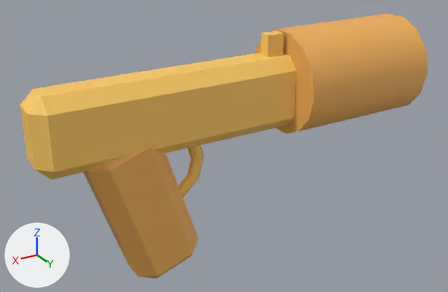
An edit to the FBX model Assets/CPW/Resources/Models/Weapons/FlareGun.fbx, drawn before and after from the same camera.
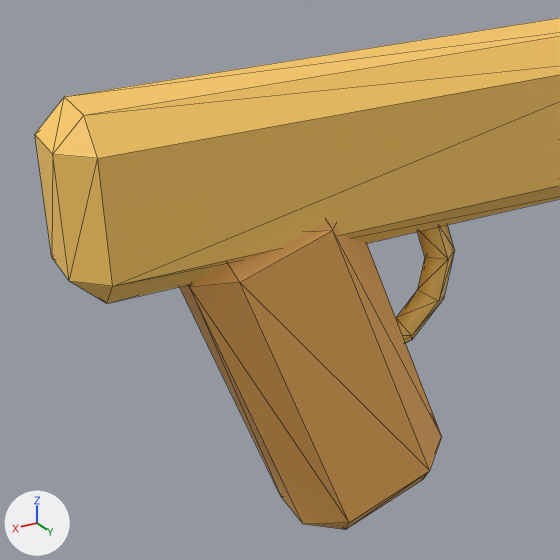
Each version is shown whole from a 50 mm lens placed at (0.292, 0.802, 0.42), pointed at (-0.197, -0.013, 0.013), then close up on the part from 1% to 56% of the width and 16% to 100% of the height. Arrows for +X, +Y and +Z are at lower left; the lights stay in place. The first two pictures are the older version. The close-ups show mesh edges as thin lines.

The older version as bpy lines, for what is in view:
```python
me_flaregun = bpy.data.meshes.new('FlareGun')
me_flaregun.from_pydata(...)  # 132 vertices, 248 faces; spans x -0.55..0.12, y -0.178..0.196, z -0.088..0.088
# faces by material slot: [152, 96]
me_flaregun.materials.append(mat_orange)  # orange #ffcd65
me_flaregun.materials.append(mat_orange_dark)  # orange #f1b15a
ob_flaregun = bpy.data.objects.new('FlareGun', me_flaregun)
ob_flaregun.location = (0.0, 0.0, 0.0)
ob_flaregun.rotation_euler = (1.571, 0.0, 0.0)  # degrees (90, 0, 0)
```
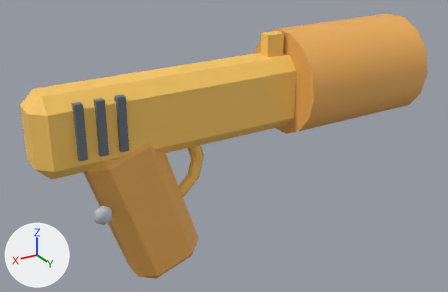
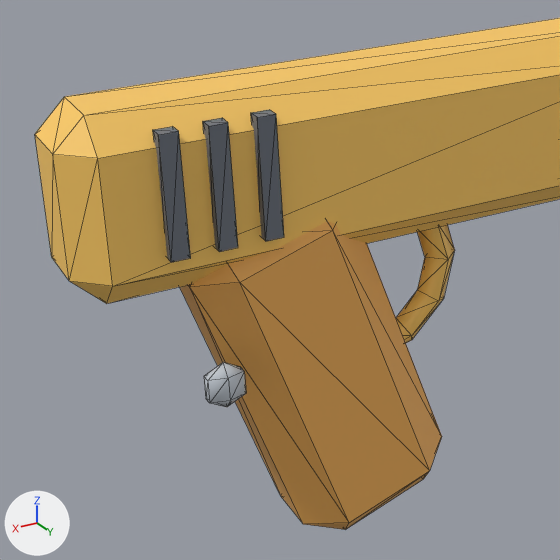
Boxes (x1, y1, x2, y2) around the edits, measured in the close-ups (560 x 560 px):
part 1 of me_flaregun, added: after (153, 127, 191, 262)
part 2 of me_flaregun, added: after (203, 118, 238, 252)
part 3 of me_flaregun, added: after (251, 110, 284, 241)
part 4 of me_flaregun, added: after (204, 362, 246, 407)

The change, as a list of edits to the scene's bpy script:
```text
Add mat_gun_dark:
    mat_gun_dark = principled_material('gun_dark')
    mat_gun_dark.base_color = (0.149, 0.169, 0.204)  # grey #6c727d
    mat_gun_dark.roughness = 0.55
Add mat_steel:
    mat_steel = principled_material('steel')
    mat_steel.base_color = (0.553, 0.6, 0.659)  # light grey #c4cbd4
    mat_steel.roughness = 0.55
Change me_flaregun:
    used by ob_flaregun; location = (0.0, 0.0, 0.0); rotation_euler = (1.571, 0.0, 0.0), in degrees (90, 0, 0)
    remove me_flaregun.from_pydata(...)  # 132 vertices, 248 faces; spans x -0.55..0.12, y -0.178..0.196, z -0.088..0.088
    add me_flaregun.from_pydata(...)  # 170 vertices, 308 faces; spans x -0.55..0.12, y -0.178..0.196, z -0.088..0.088
    me_flaregun part 1: a new loose piece, a box spanning x 0.054..0.066, y 0.07..0.15, z -0.047..-0.037, in mat_gun_dark (grey #6c727d)
    me_flaregun part 2: a new loose piece, a box spanning x 0.024..0.036, y 0.07..0.15, z -0.047..-0.037, in mat_gun_dark (grey #6c727d)
    me_flaregun part 3: a new loose piece, a box spanning x -0.006..0.006, y 0.07..0.15, z -0.047..-0.037, in mat_gun_dark (grey #6c727d)
    me_flaregun part 4: a new loose piece, a UV sphere (6 segments, 3 rings, poles along y) spanning x 0.028..0.052, y -0.036..-0.004, z -0.055..-0.041, in mat_steel (light grey #c4cbd4)
    add me_flaregun.materials.append(mat_gun_dark)  # grey #6c727d
    add me_flaregun.materials.append(mat_steel)  # light grey #c4cbd4
```
